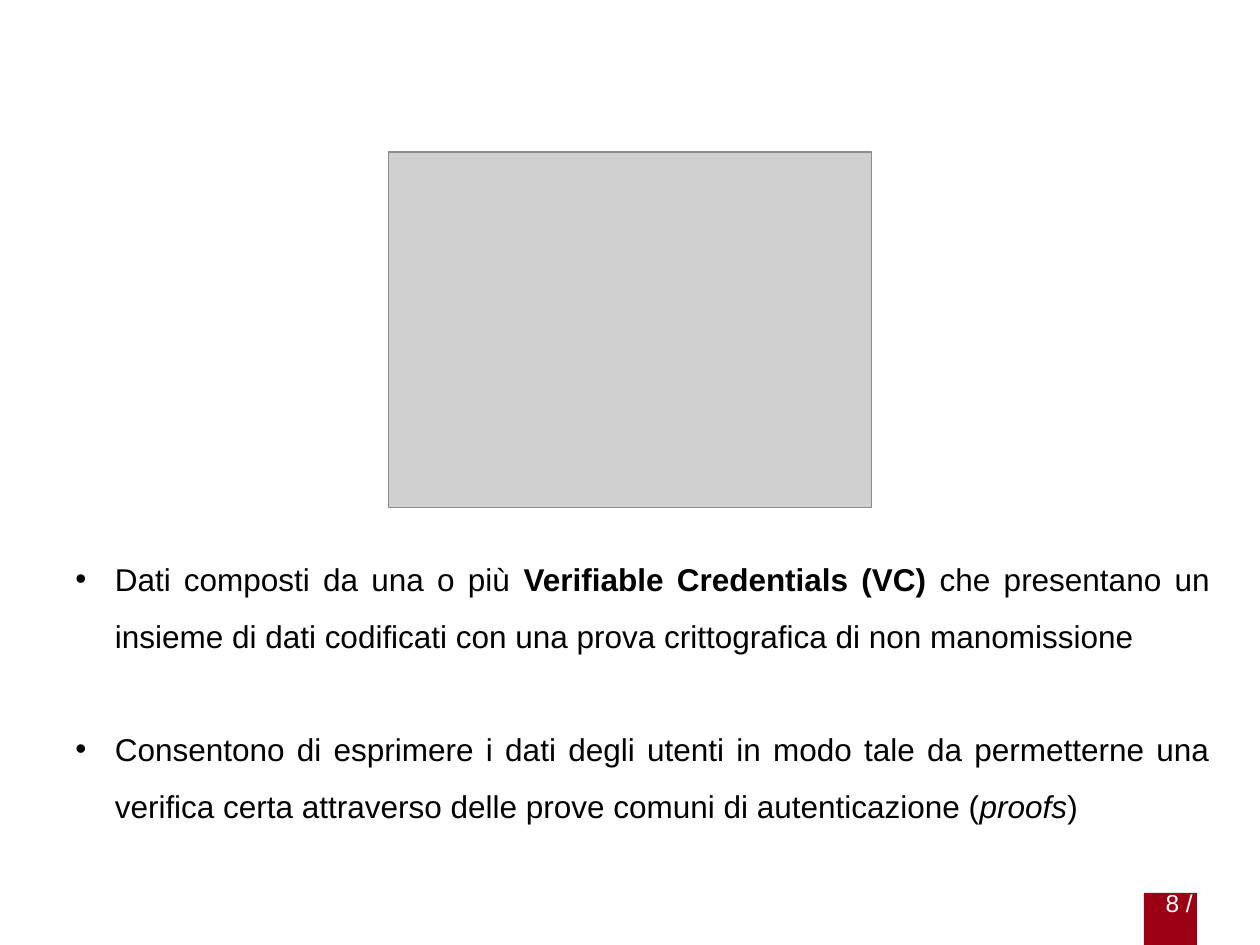
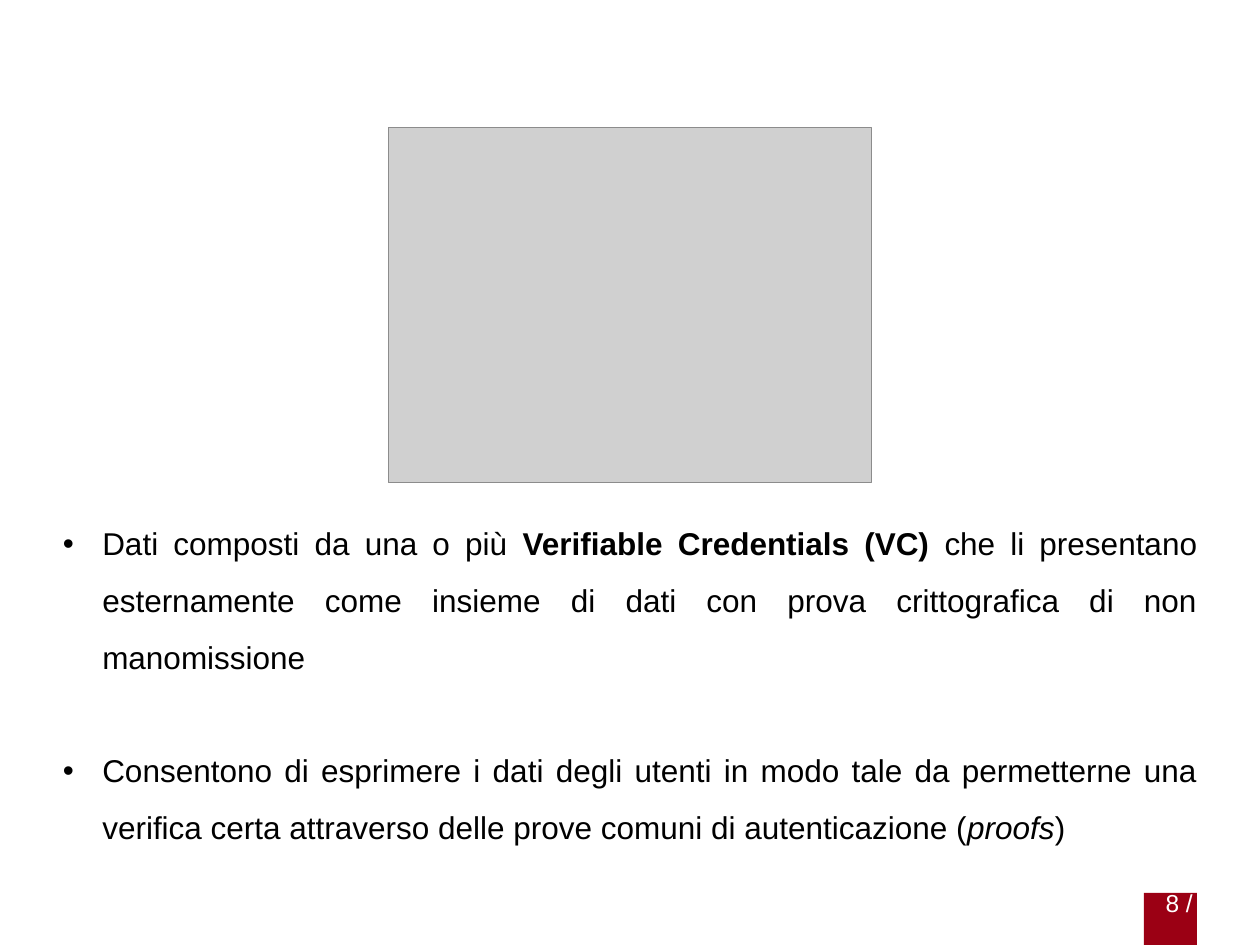
Before and after one commit to gabrielrovesti/Stage-e-Tesi-Triennale-UniPD, a slide deck: slide 8 of Presentazione/Presentazione Gabriel Rovesti.pptx. Drawn at 1260x945 pixels with LibreOffice and Linux fonts; fonts in the diff are those of the drawing; grey boxes stand for pictures; background and template pictures are left out. Boxes give left, top, right and bottom in pixels: in the first picture for what was removed or moved away, otherwise in the second. Text is boxed around its words. In the diff, an @@ line names an element or a change of style, - is before the commit and + after.

```diff
--- a/Presentazione/Presentazione Gabriel Rovesti.pptx
+++ b/Presentazione/Presentazione Gabriel Rovesti.pptx
@@ picture: place and size @@
-picture at (388,152,871,508)
+picture at (388,127,871,483)
@@ text "Dati composti da una o ...": place and size @@
-text "Dati composti da una o ..." at (115,567,1210,824)
+text "Dati composti da una o ..." at (102,531,1197,845)
@@ text at (102,531,1197,670): text changed @@
-• Dati composti da una o più Verifiable Credentials (VC) che presentano un insieme di dati codificati con una prova crittografica di non manomissione
+• Dati composti da una o più Verifiable Credentials (VC) che li presentano esternamente come insieme di dati con prova crittografica di non manomissione
```
Also in this commit, not shown: 13 other slides changed, 6 other files.
